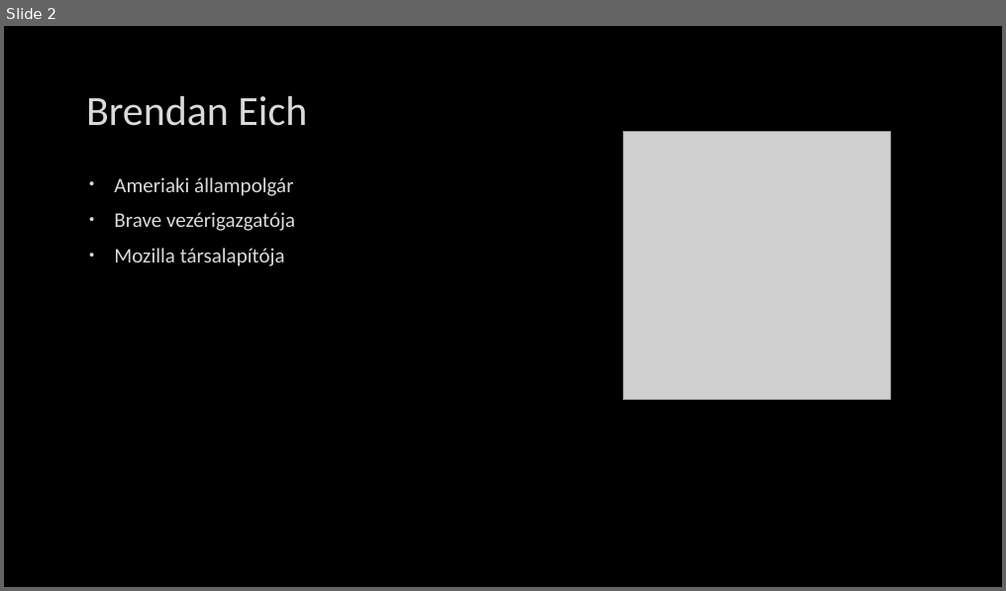
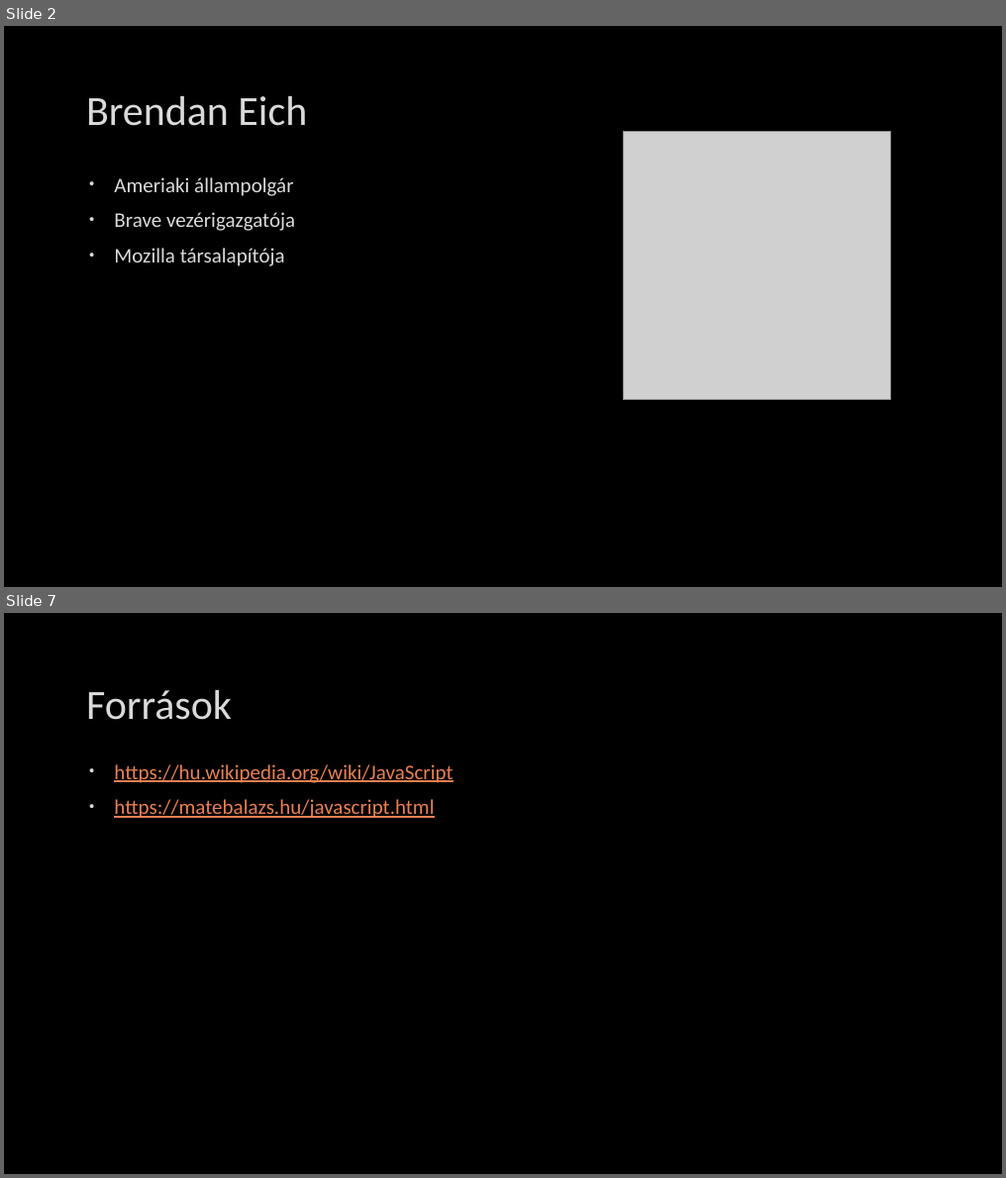
Before and after one commit to mihoandre/ikt-ppt, a slide deck: JavaScriptikt.pptx. Shown one above the other, each under a label of ours: slide 2 before the commit, slides 2 and 7 after it; the slides between them are not shown. The pictures are 1006x591 and 1006x1178 pixels, drawn with LibreOffice and Linux fonts; fonts in the diff are those of the drawing; grey boxes stand for pictures; background and template pictures are left out. Boxes give left, top, right and bottom in pixels: in the first picture for what was removed or moved away, otherwise in the second. Text is boxed around its words. In the diff, an @@ line names an element or a change of style, - is before the commit and + after.

```diff
--- a/JavaScriptikt.pptx
+++ b/JavaScriptikt.pptx
@@ slide 7 added at (x1=4, y1=613, x2=1002, y2=1174), background picture (left out) @@
@@ title added at (x1=86, y1=690, x2=232, y2=720), 40 pt, text #DADADA @@
+Források
@@ text added at (x1=114, y1=764, x2=452, y2=818), 20 pt, text #E98052, underline @@
+• https://hu.wikipedia.org/wiki/JavaScript
+• https://matebalazs.hu/javascript.html
```
Also in this commit, not shown: 1 slide changed, 3 other slides added, 1 slide removed.
